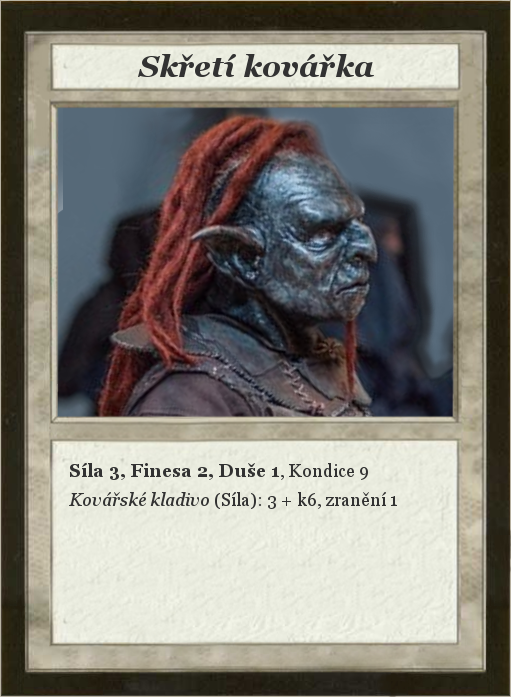
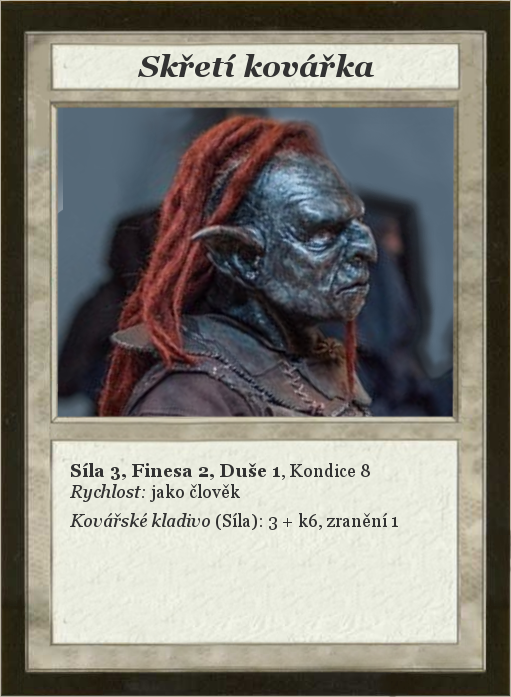
Before/after of a (511, 697) layered artwork. What changed in the layer stack:
painted on "Síla 3, Finesa 2, Duše 1, Kond..." over [69, 463, 398, 530]
